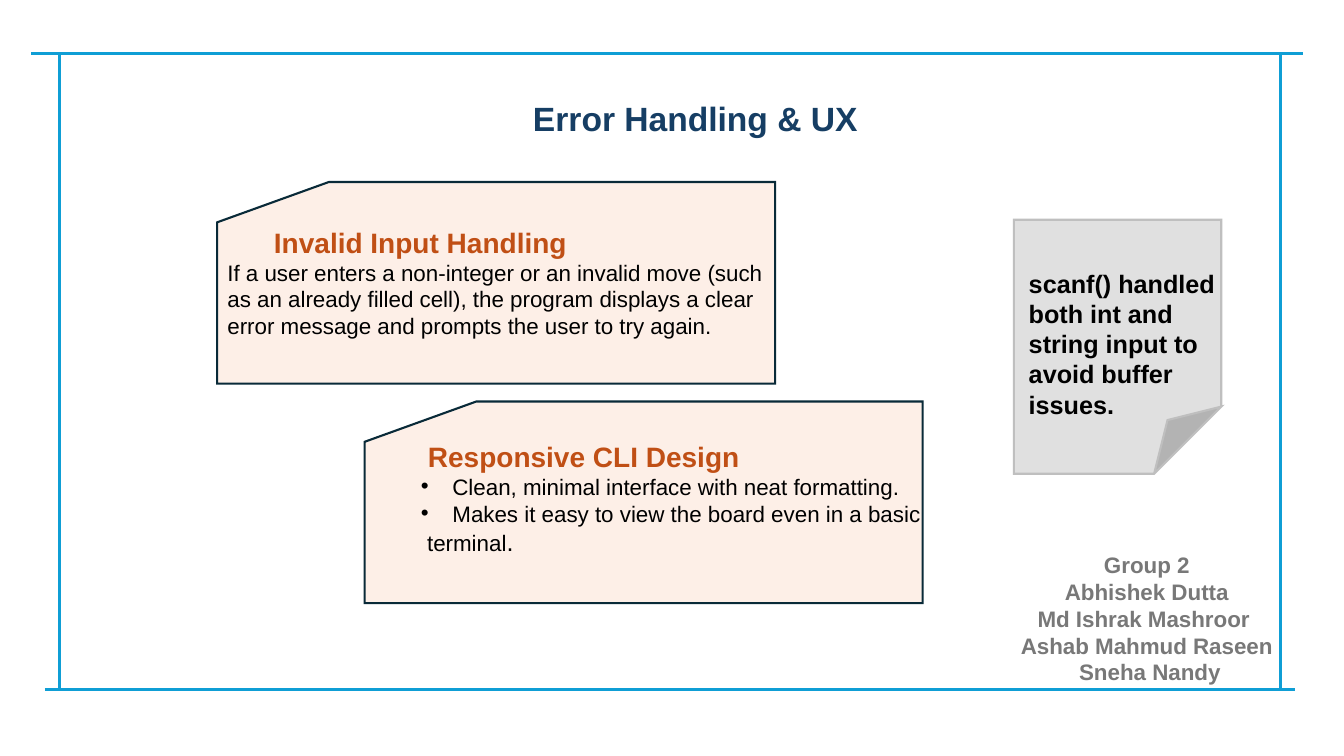
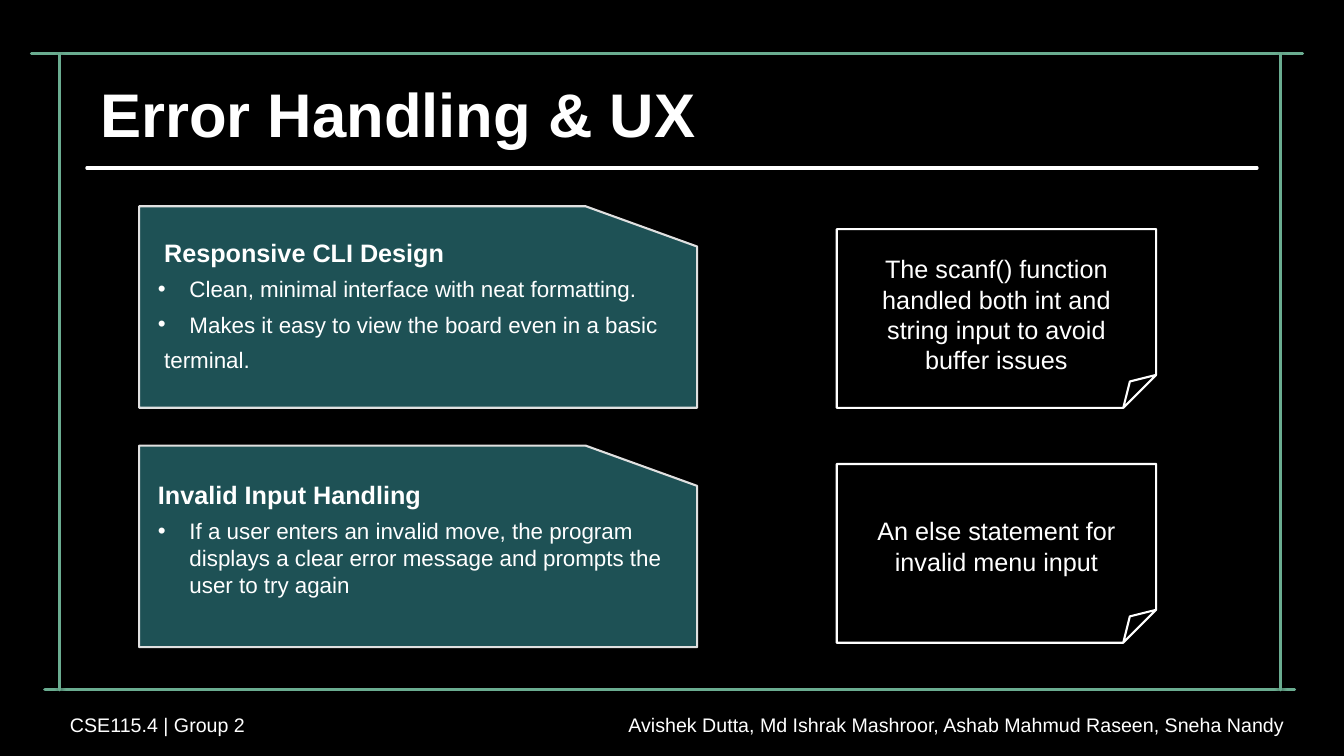
Before and after one commit to tyroruyk/tictacx, a slide deck: slide 7 of others/update_presentation.pptx (slide 5 before the commit). Drawn at 1344x756 pixels with LibreOffice and Linux fonts; fonts in the diff are those of the drawing; background and template pictures are left out. Boxes give left, top, right and bottom in pixels: in the first picture for what was removed or moved away, otherwise in the second. Text is boxed around its words. In the diff, an @@ line names an element or a change of style, - is before the commit and + after.

```diff
--- a/others/update_presentation.pptx
+++ b/others/update_presentation.pptx
@@ background #FFFFFF to picture (left out) @@
@@ line removed from (31, 53) to (1303, 53) @@
@@ line added from (31, 53) to (1303, 53), #6AAC90 2.25 pt @@
@@ line removed from (59, 690) to (59, 53) @@
@@ line added from (59, 690) to (59, 53), #6AAC90 2.25 pt @@
@@ line removed from (1281, 690) to (1281, 53) @@
@@ line added from (1281, 690) to (1281, 53), #6AAC90 2.25 pt @@
@@ text "Error Handling & UX": place and size @@
-text "Error Handling & UX" at box(533, 106, 858, 138)
+text "Error Handling & UX" at box(100, 92, 695, 149)
@@ text "Error Handling & UX" at box(100, 92, 695, 149): size 24 to 44 pt, text colour #163E64 to #FFFFFF @@
@@ line added from (87, 168) to (1257, 168), #FFFFFF 2.25 pt @@
@@ flow chart punched card: place and size @@
-flow chart punched card at box(217, 182, 775, 384)
+flow chart punched card at box(139, 207, 698, 408)
@@ flow chart punched card at box(139, 207, 698, 408): fill #FDEFE7 to #1E5155; outline #092A39 1.5 pt to #E0E0E0 1.5 pt; mirrored @@
@@ text "Responsive CLI Design": place and size @@
-text "Responsive CLI Design" at box(427, 446, 920, 552)
+text "Responsive CLI Design" at box(164, 243, 657, 369)
@@ text "Responsive CLI Design" at box(164, 243, 657, 369): size 20 to 18 pt, text colour #C04F15 to #FFFFFF in "Responsive CLI Design"; text colour #000000 to #FFFFFF in "Clean, minimal interface with neat formatting.", "Makes it easy to view the board ...", "terminal."; size 18 to 16 pt in "terminal."; more space between paragraphs @@
@@ folded corner: place and size @@
-folded corner at box(1014, 220, 1222, 474)
+folded corner at box(837, 229, 1156, 407)
@@ folded corner at box(837, 229, 1156, 407): fill #E0E0E0 to none; outline #BFBFBF 1.5 pt to #FFFFFF 1.5 pt; proportions changed @@
@@ text at box(882, 259, 1110, 370): text changed; text colour #000000 to #FFFFFF; bold off @@
-scanf() handled both int and string input to avoid buffer issues.
+The scanf() function handled both int and string input to avoid buffer issues
@@ flow chart punched card at box(139, 446, 698, 647): fill #FDEFE7 to #1E5155; outline #092A39 1.5 pt to #E0E0E0 1.5 pt; mirrored @@
@@ flow chart punched card: place and size @@
-flow chart punched card at box(365, 401, 924, 603)
+flow chart punched card at box(139, 446, 698, 647)
@@ text "Invalid Input Handling": place and size @@
-text "Invalid Input Handling" at box(227, 232, 763, 339)
+text "Invalid Input Handling" at box(158, 485, 661, 598)
@@ folded corner added at box(837, 464, 1156, 642), outline #FFFFFF 1.5 pt @@
@@ text at box(158, 485, 421, 509): size 20 to 18 pt, text colour #C04F15 to #FFFFFF in "Invalid Input Handling"; more space between paragraphs @@
@@ text at box(189, 522, 661, 598): text changed; text colour #000000 to #FFFFFF @@
-If a user enters a non-integer or an invalid move (such as an already filled cell), the program displays a clear error message and prompts the user to try again.
+• If a user enters an invalid move, the program displays a clear error message and prompts the user to try again
@@ text added at box(877, 521, 1115, 576), 18 pt, text #FFFFFF @@
+An else statement for invalid menu input
@@ text removed at box(1021, 557, 1272, 685) @@
-Group 2
-Abhishek Dutta
-Md Ishrak Mashroor
-Ashab Mahmud Raseen
-Sneha Nandy
@@ line removed from (44, 690) to (1295, 690) @@
@@ line added from (44, 690) to (1295, 690), #6AAC90 2.25 pt @@
@@ text added at box(70, 718, 245, 736), 14 pt, text #FFFFFF @@
+CSE115.4 | Group 2
@@ text added at box(628, 717, 1284, 736), 14 pt, text #FFFFFF @@
+Avishek Dutta, Md Ishrak Mashroor, Ashab Mahmud Raseen, Sneha Nandy
```
Also in this commit, not shown: 5 other slides changed, 4 slides added, 2 slides removed.
